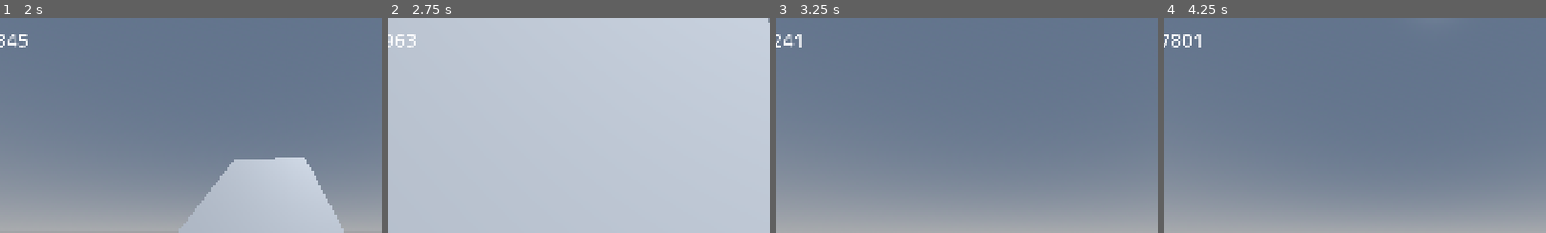
Above: before the commit, frames 1-4 (left to right).
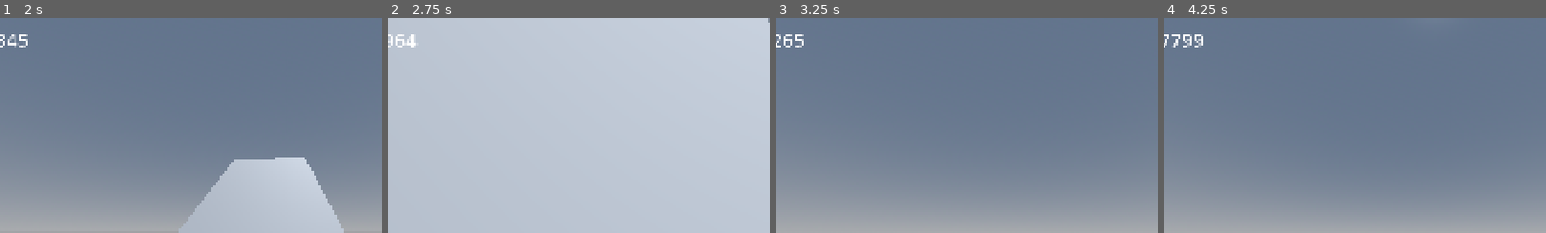
Above: after the commit, the same moments.

Repository: BilgiPasa/3d-first-person-movement-3
Game: Godot game, scene res://Scenes/main_scene.tscn
Same seed, same stepped clock (60 frames per second), same inputs: the game is played once before the commit and once after it.
Inputs (mouse positions are % of the whole screen's width and height, from its top left):
- Up to frame 1 (2 s): tap Enter at 0.5 s; move the mouse to (55, 50) at 0.52 s; hold Shift (crouch) 0.53-1.28 s; hold W (move_forward) from 0.53 s (still down); tap Space (jump) at 0.77, 0.8, 1.07, 1.35, 1.52, 1.82 s; move the mouse to (45, 50) at 1.27 s; tap Shift (crouch) at 1.55 s
- Up to frame 2 (2.75 s): keep holding W (move_forward); move the mouse to (52, 48) at 2.02 s; hold C (camera_zoom) from 2.03 s (still down); tap Space (jump) at 2.3 s
- Up to frame 3 (3.25 s): keep holding W (move_forward); move the mouse to (49, 52) at 2.77 s; release C (camera_zoom) at 2.78 s; tap Shift (crouch) at 2.85 s; tap Space (jump) at 3.02 s
- Up to frame 4 (4.25 s): keep holding W (move_forward); tap Space (jump) at 3.32, 3.77, 3.8, 4.07 s; move the mouse to (57, 51) at 3.52 s; hold R (run) from 3.53 s (still down)
The pictures show only the part of the screen within x 18-68%, y 0-50%; the shares and areas given below are measured in that part.

Frame 1 is identical in both runs. In frame 2, 0.1% of the frame differs, in the area x 4-8%, y 7-14%; in frame 3, 0.2%; in frame 4, 0.2%, in the area x 2-11%, y 7-14%.

Commit message:
Update PlayerAndCamera scene, Add a lot of comments in player.gd, Update some code in player.gd and player_and_camera.gd, Update a comment in player.gd, Update to version 0.8.1

Diff:
--- a/Scenes/player_and_camera.tscn
+++ b/Scenes/player_and_camera.tscn
@@ -4,46 +4,44 @@
 [ext_resource type="Script" uid="uid://bxdo3v2a7lhhm" path="res://Scripts/player_and_camera.gd" id="1_vu1q0"]
 [ext_resource type="Script" uid="uid://d0b3n25jqa5ep" path="res://Scripts/player.gd" id="3_t5fc0"]
 
-[sub_resource type="CapsuleMesh" id="CapsuleMesh_wkhpl"]
+[sub_resource type="SphereShape3D" id="SphereShape3D_5s483"]
+radius = 0.3
+
+[sub_resource type="SphereShape3D" id="SphereShape3D_r07tb"]
 
 [sub_resource type="CapsuleShape3D" id="CapsuleShape3D_r07tb"]
 
-[sub_resource type="SphereShape3D" id="SphereShape3D_5s483"]
-radius = 0.3
+[sub_resource type="CapsuleMesh" id="CapsuleMesh_wkhpl"]
 
 [sub_resource type="BoxShape3D" id="BoxShape3D_5s483"]
 size = Vector3(0.6, 1.2, 0.1)
 
-[sub_resource type="SphereShape3D" id="SphereShape3D_r07tb"]
-
-[node name="PlayerAndCamera" type="Node3D" unique_id=1785156103 node_paths=PackedStringArray("player", "camera", "camera_holder", "camera_position")]
+[node name="PlayerAndCamera" type="Node3D" unique_id=1785156103 node_paths=PackedStringArray("camera_holder", "camera", "player", "camera_position")]
 script = ExtResource("1_vu1q0")
+camera_holder = NodePath("CameraHolder")
+camera = NodePath("CameraHolder/Camera3D")
 player = NodePath("Player")
-camera = NodePath("CameraHolder/Camera3D")
-camera_holder = NodePath("CameraHolder")
 camera_position = NodePath("Player/CameraPosition")
 
-[node name="Player" type="RigidBody3D" parent="." unique_id=1419588242 node_paths=PackedStringArray("player_capsule_mesh_inst", "player_capsule_coll_sh", "camera_position", "slope_ray_cast", "can_jump_timer", "jumping_timer", "grounded_area", "bump_area", "bump_area_box_coll_sh", "dont_uncrouch_area")]
+[node name="CameraHolder" type="Node3D" parent="." unique_id=683470626]
+transform = Transform3D(1, 0, 0, 0, 1, 0, 0, 0, 1, 0, 0.75, 0)
+
+[node name="Camera3D" type="Camera3D" parent="CameraHolder" unique_id=1566701192]
+
+[node name="Player" type="RigidBody3D" parent="." unique_id=1419588242 node_paths=PackedStringArray("camera_position", "slope_ray_cast", "can_jump_timer", "jumping_timer", "grounded_area", "dont_uncrouch_area", "player_coll_shape", "player_mesh_inst", "bump_area", "bump_area_coll_sh")]
 collision_layer = 2
 physics_material_override = ExtResource("1_a5f1f")
 script = ExtResource("3_t5fc0")
-player_capsule_mesh_inst = NodePath("MeshInstance3D")
-player_capsule_coll_sh = NodePath("CollisionShape3D")
 camera_position = NodePath("CameraPosition")
 slope_ray_cast = NodePath("SlopeRayCast")
 can_jump_timer = NodePath("CanJumpTimer")
 jumping_timer = NodePath("JumpingTimer")
 grounded_area = NodePath("GroundedArea")
-bump_area = NodePath("BumpArea")
-bump_area_box_coll_sh = NodePath("BumpArea/CollisionShape3D")
 dont_uncrouch_area = NodePath("DontUncrouchArea")
-
-[node name="MeshInstance3D" type="MeshInstance3D" parent="Player" unique_id=1960179756]
-layers = 2
-mesh = SubResource("CapsuleMesh_wkhpl")
-
-[node name="CollisionShape3D" type="CollisionShape3D" parent="Player" unique_id=1680285629]
-shape = SubResource("CapsuleShape3D_r07tb")
+player_coll_shape = NodePath("PlayerCollShape")
+player_mesh_inst = NodePath("PlayerCollShape/PlayerMeshInst")
+bump_area = NodePath("PlayerCollShape/BumpArea")
+bump_area_coll_sh = NodePath("PlayerCollShape/BumpArea/CollisionShape3D")
 
 [node name="CameraPosition" type="Node3D" parent="Player" unique_id=1390214656]
 transform = Transform3D(1, 0, 0, 0, 1, 0, 0, 0, 1, 0, 0.75, 0)
@@ -63,13 +61,6 @@
 [node name="CollisionShape3D" type="CollisionShape3D" parent="Player/GroundedArea" unique_id=183150723]
 shape = SubResource("SphereShape3D_5s483")
 
-[node name="BumpArea" type="Area3D" parent="Player" unique_id=81583961]
-transform = Transform3D(1, 0, 0, 0, 1, 0, 0, 0, 1, 0, 0, -0.55)
-collision_layer = 2
-
-[node name="CollisionShape3D" type="CollisionShape3D" parent="Player/BumpArea" unique_id=626794957]
-shape = SubResource("BoxShape3D_5s483")
-
 [node name="DontUncrouchArea" type="Area3D" parent="Player" unique_id=174286758]
 transform = Transform3D(1, 0, 0, 0, 1, 0, 0, 0, 1, 0, 0.475, 0)
 collision_layer = 2
@@ -77,10 +68,19 @@
 [node name="CollisionShape3D" type="CollisionShape3D" parent="Player/DontUncrouchArea" unique_id=266258544]
 shape = SubResource("SphereShape3D_r07tb")
 
-[node name="CameraHolder" type="Node3D" parent="." unique_id=683470626]
-transform = Transform3D(1, 0, 0, 0, 1, 0, 0, 0, 1, 0, 0.75, 0)
+[node name="PlayerCollShape" type="CollisionShape3D" parent="Player" unique_id=1680285629]
+shape = SubResource("CapsuleShape3D_r07tb")
 
-[node name="Camera3D" type="Camera3D" parent="CameraHolder" unique_id=1566701192]
+[node name="PlayerMeshInst" type="MeshInstance3D" parent="Player/PlayerCollShape" unique_id=1960179756]
+layers = 2
+mesh = SubResource("CapsuleMesh_wkhpl")
+
+[node name="BumpArea" type="Area3D" parent="Player/PlayerCollShape" unique_id=81583961]
+transform = Transform3D(1, 0, 0, 0, 1, 0, 0, 0, 1, 0, 0, -0.55)
+collision_layer = 2
+
+[node name="CollisionShape3D" type="CollisionShape3D" parent="Player/PlayerCollShape/BumpArea" unique_id=626794957]
+shape = SubResource("BoxShape3D_5s483")
 
 [connection signal="timeout" from="Player/CanJumpTimer" to="Player" method="_on_can_jump_timer_timeout"]
 [connection signal="timeout" from="Player/JumpingTimer" to="Player" method="_on_jumping_timer_timeout"]
--- a/Scripts/player.gd
+++ b/Scripts/player.gd
@@ -1,7 +1,7 @@
 class_name Player
 extends RigidBody3D
 
-# Note: I changed the default gravity to 30 m/s^2 in Project Settings
+# Note: I changed the default gravity to 40 m/s^2 in the Project Settings
 # Note2: I have set the layers and the masks in the editor.
 
 # Movement
@@ -76,16 +76,16 @@
 const CROUCH_HEIGHT: float = 1.5 # Don't make it smaller than 0.9
 
 # @export Variables
-@export var player_capsule_mesh_inst: MeshInstance3D
-@export var player_capsule_coll_sh: CollisionShape3D
 @export var camera_position: Node3D
 @export var slope_ray_cast: RayCast3D
 @export var can_jump_timer: Timer
 @export var jumping_timer: Timer
 @export var grounded_area: Area3D
+@export var dont_uncrouch_area: Area3D
+@export var player_coll_shape: CollisionShape3D # It has a capsule shape
+@export var player_mesh_inst: MeshInstance3D # It has a capsule mesh
 @export var bump_area: Area3D
-@export var bump_area_box_coll_sh: CollisionShape3D
-@export var dont_uncrouch_area: Area3D
+@export var bump_area_coll_sh: CollisionShape3D # It has a box shape
 
 func _ready() -> void:
 	mass = 75
@@ -94,15 +94,15 @@
 	continuous_cd = true
 	contact_monitor = true
 	max_contacts_reported = 8
-	player_capsule_mesh_inst.mesh.height = PLAYER_HEIGHT
-	player_capsule_coll_sh.shape.height = PLAYER_HEIGHT
 	camera_position.position = Vector3(0, (PLAYER_HEIGHT / 2) - 0.25, 0)
 	slope_ray_cast.position = Vector3(0, -PLAYER_HEIGHT / 2, 0)
 	can_jump_timer.wait_time = CAN_JUMP_TIMER_SECONDS
 	jumping_timer.wait_time = JUMPING_TIMER_SECONDS
 	grounded_area.position = Vector3(0, -PLAYER_HEIGHT / 2, 0)
-	bump_area_box_coll_sh.shape.size.y = PLAYER_HEIGHT - 0.8
 	dont_uncrouch_area.position = Vector3(0, (PLAYER_HEIGHT / 4) - 0.025, 0)
+	player_coll_shape.shape.height = PLAYER_HEIGHT
+	player_mesh_inst.mesh.height = PLAYER_HEIGHT
+	bump_area_coll_sh.shape.size.y = PLAYER_HEIGHT - 0.8
 
 # * Get inputs
 func _process(_delta: float) -> void:
@@ -116,7 +116,7 @@
 
 # * Handle other things
 func _physics_process(delta: float) -> void:
-	rotation_degrees.y = y_rot_deg
+	player_coll_shape.rotation_degrees.y = y_rot_deg
 	touching = get_contact_count() > 0
 	grounded = grounded_area.has_overlapping_bodies()
 	bumping = bump_area.has_overlapping_bodies()
@@ -125,7 +125,7 @@
 	crouch()
 	handle_linear_damp()
 	movement(delta)
-	current_state = player_state_machine(current_state)
+	current_state = state_machine(current_state)
 	gravity_control()
 	move_speed_control()
 	low_velocity_reseter()
@@ -163,12 +163,12 @@
 		return
 
 	if crouch_input && !crouching:
-		player_capsule_mesh_inst.mesh.height = CROUCH_HEIGHT
-		player_capsule_coll_sh.shape.height = CROUCH_HEIGHT
 		camera_position.position = Vector3(0, (CROUCH_HEIGHT / 2) - 0.25, 0)
 		slope_ray_cast.position = Vector3(0, -CROUCH_HEIGHT / 2, 0)
 		grounded_area.position = Vector3(0, -CROUCH_HEIGHT / 2, 0)
-		bump_area_box_coll_sh.shape.size.y = CROUCH_HEIGHT - 0.8
+		player_coll_shape.shape.height = CROUCH_HEIGHT
+		player_mesh_inst.mesh.height = CROUCH_HEIGHT
+		bump_area_coll_sh.shape.size.y = CROUCH_HEIGHT - 0.8
 
 		if grounded:
 			position.y -= (PLAYER_HEIGHT / 2) - (CROUCH_HEIGHT / 2)
@@ -181,12 +181,12 @@
 			if grounded:
 				position.y += (PLAYER_HEIGHT / 2) - (CROUCH_HEIGHT / 2)
 
-			player_capsule_mesh_inst.mesh.height = PLAYER_HEIGHT
-			player_capsule_coll_sh.shape.height = PLAYER_HEIGHT
 			camera_position.position = Vector3(0, (PLAYER_HEIGHT / 2) - 0.25, 0)
 			slope_ray_cast.position = Vector3(0, -PLAYER_HEIGHT / 2, 0)
 			grounded_area.position = Vector3(0, -PLAYER_HEIGHT / 2, 0)
-			bump_area_box_coll_sh.shape.size.y = PLAYER_HEIGHT - 0.8
+			player_coll_shape.shape.height = PLAYER_HEIGHT
+			player_mesh_inst.mesh.height = PLAYER_HEIGHT
+			bump_area_coll_sh.shape.size.y = PLAYER_HEIGHT - 0.8
 			crouching = false
 
 func handle_linear_damp() -> void:
@@ -209,25 +209,33 @@
 			apply_force(move_speed * GROUND_MOVE_MULT * physics_process_delta * mass * move_vector_relative_to_world.slide(slope_ray_cast.get_collision_normal()))
 	else:
 		lin_vel_in_air_relative_to_cam = rotate_vector_around_y_axis(linear_velocity, -deg_to_rad(y_rot_deg))
+
+		# For optimization
 		trying_to_go_forward_in_air = trying_to_go_forward
 		trying_to_go_back_in_air = move_vector.z > MIN
 		trying_to_go_right_in_air = move_vector.x > MIN
 		trying_to_go_left_in_air = move_vector.x < -MIN
 
+		# If (player is faster than its movement speed in -Z and player is trying to go forward) or (player is faster than its movement speed in Z and player is trying to go backwards)
 		if (trying_to_go_forward_in_air && lin_vel_in_air_relative_to_cam.z < -move_speed) || (trying_to_go_back_in_air && lin_vel_in_air_relative_to_cam.z > move_speed):
-			move_vector.z = 0
-
+			move_vector.z = 0 # Stop Z axis acceleration
+
+		# If (player is faster than its movement speed in X and player is trying to go right) or (player is faster than its movement speed in -X and player is trying to go left)
 		if (trying_to_go_right_in_air && lin_vel_in_air_relative_to_cam.x > move_speed) || (trying_to_go_left_in_air && lin_vel_in_air_relative_to_cam.x < -move_speed):
-			move_vector.x = 0
-
+			move_vector.x = 0 # Stop X axis acceleration
+
+		# If player is faster than its movement speed
 		if get_speed() > move_speed:
+			# In 4 quadrants of X and Z axis, if player is slower than its movement speed and faster than 0.4 times of its movement speed and player is trying to go to the quadrant that has its velocity vector in it
 			if (trying_to_go_forward_in_air && lin_vel_in_air_relative_to_cam.z > -move_speed && lin_vel_in_air_relative_to_cam. …(964 unchanged characters)…
-				move_vector.z = 0
-				move_vector.x = 0
-			else:
+				move_vector.z = 0 # Stop Z axis acceleration
+				move_vector.x = 0 # Stop X axis acceleration
+			else:
+				# If (player is faster than half of its movement speed in -Z and player is trying to go forward) or (player is faster than half of its movement speed in Z and player is trying to go backwards)
 				if (trying_to_go_forward_in_air && lin_vel_in_air_relative_to_cam.z < -move_speed / 2) || (trying_to_go_back_in_air && lin_vel_in_air_relative_to_cam.z > move_speed / 2):
-					move_vector.z = 0
+					move_vector.z = 0 # Stop Z axis acceleration
 				else:
+					# If (player is trying to go forward or backwards) and not (player is trying to go forward and player has backwards velocity) and not (player is trying to go backwards and player has forward velocity)
 					if (trying_to_go_forward_in_air || trying_to_go_back_in_air) && !(trying_to_go_forward_in_air && lin_vel_in_air_relative_to_cam.z > MIN) && !(trying_to_go_back_in_air && lin_vel_in_air_relative_to_cam.z < -MIN):
 						if lin_vel_in_air_relative_to_cam.x > move_speed:
 							move_vector_relative_to_world = rotate_vector_around_y_axis(move_vector, deg_to_rad(y_rot_deg))
@@ -236,9 +244,11 @@
 							move_vector_relative_to_world = rotate_vector_around_y_axis(move_vector, deg_to_rad(y_rot_deg))
 							apply_force((move_speed / 2) * AIR_MOVE_MULT * physics_process_delta * mass * abs(move_vector_relative_to_world.z) * rotate_vector_around_y_axis(Vector3.RIGHT, deg_to_rad(y_rot_deg)))
 
+				# If (player is faster than half of its movement speed in X and player is trying to go right) or (player is faster than half of its movement speed in -X and player is trying to go left)
 				if (trying_to_go_right_in_air && lin_vel_in_air_relative_to_cam.x > move_speed / 2) || (trying_to_go_left_in_air && lin_vel_in_air_relative_to_cam.x < -move_speed / 2):
-					move_vector.x = 0
+					move_vector.x = 0 # Stop X axis acceleration
 				else:
+					# If (player is trying to go right or left) and not (player is trying to go right and player has left velocity) and not (player is trying to go left and player has right velocity)
 					if (trying_to_go_right_in_air || trying_to_go_left_in_air) && !(trying_to_go_right_in_air && lin_vel_in_air_relative_to_cam.x < -MIN) && !(trying_to_go_left_in_air && lin_vel_in_air_relative_to_cam.x > MIN):
 						if lin_vel_in_air_relative_to_cam.z < -move_speed:
 							move_vector_relative_to_world = rotate_vector_around_y_axis(move_vector, deg_to_rad(y_rot_deg))
@@ -257,7 +267,7 @@
 func rotate_vector_around_y_axis(vector: Vector3, radians: float) -> Vector3:
 	return Vector3(vector.x * cos(radians) + vector.z * sin(radians), vector.y, -vector.x * sin(radians) + vector.z * cos(radians))
 
-func player_state_machine(state: States) -> States:
+func state_machine(state: States) -> States:
 	if state == States.IDLE:
 		if get_speed() > MIN:
 			return States.WALKING
--- a/Scripts/player_and_camera.gd
+++ b/Scripts/player_and_camera.gd
@@ -23,9 +23,9 @@
 var zoom_input: bool
 
 # @export Variables
+@export var camera_holder: Node3D
+@export var camera: Camera3D
 @export var player: Player
-@export var camera: Camera3D
-@export var camera_holder: Node3D
 @export var camera_position: Node3D
 
 func _ready() -> void:
--- a/project.godot
+++ b/project.godot
@@ -11,7 +11,7 @@
 [application]
 
 config/name="3d-first-person-movement-3"
-config/version="0.8"
+config/version="0.8.1"
 run/main_scene="uid://vqg7uhh4omn8"
 config/features=PackedStringArray("4.7", "Forward Plus")
 config/icon="uid://bvutxnch1t6g1"
